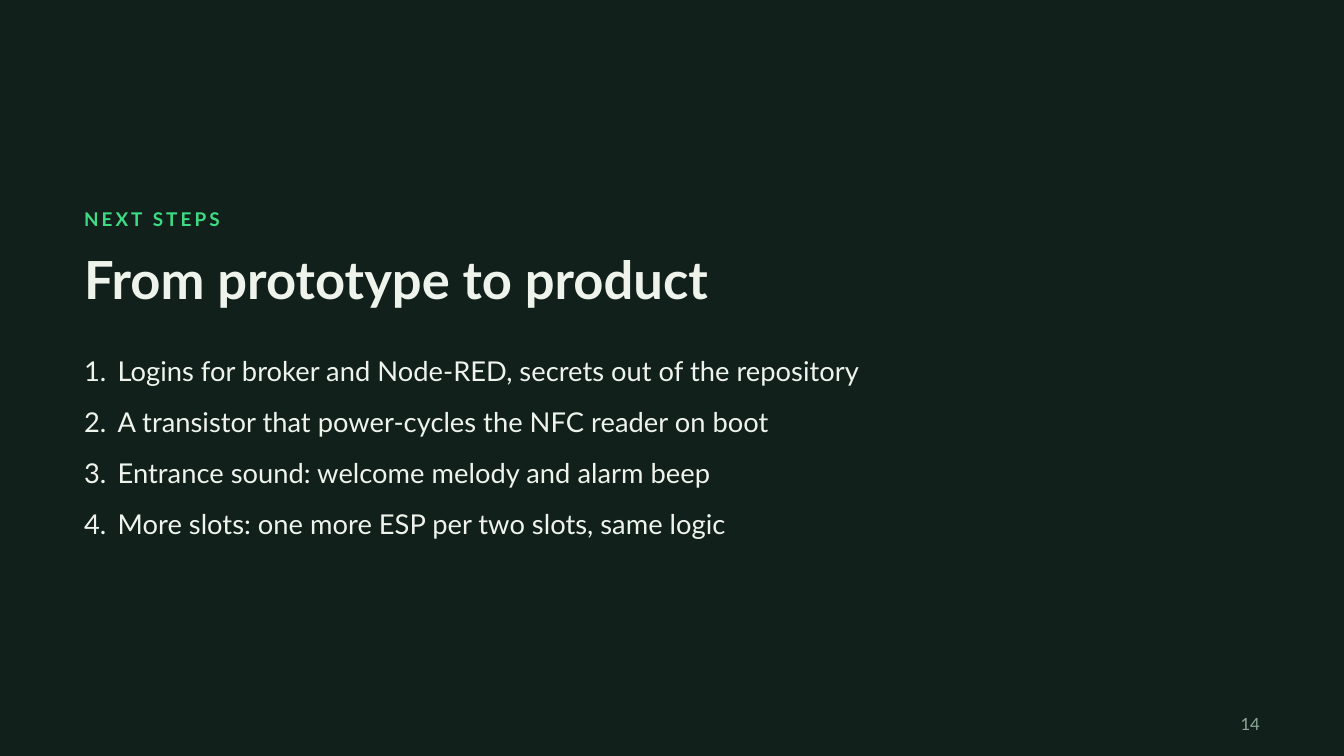
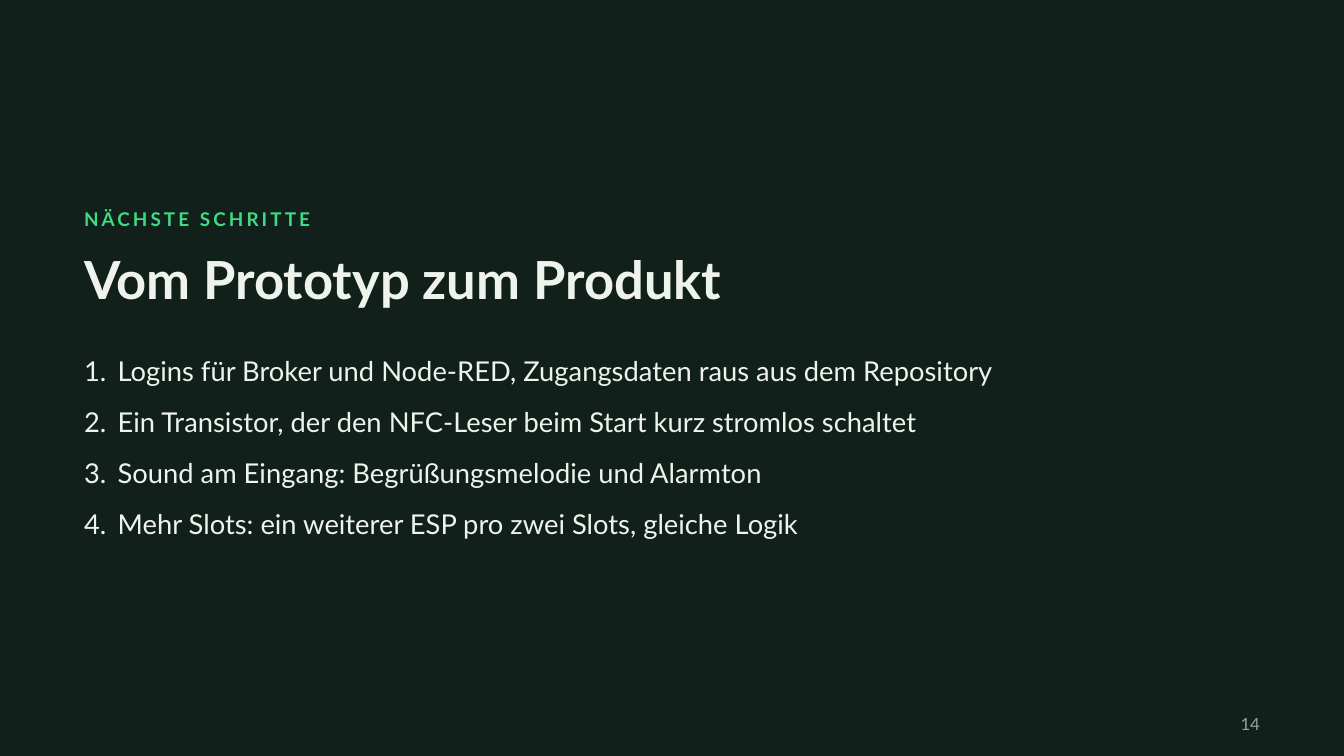
Before and after one commit to Lulo464/Hackabike-system, a slide deck: slide 14 of docs/pitch/slides.pptx. Drawn at 1344x756 pixels with LibreOffice and Linux fonts; fonts in the diff are those of the drawing. Boxes give left, top, right and bottom in pixels: in the first picture for what was removed or moved away, otherwise in the second. Text is boxed around its words. In the diff, an @@ line names an element or a change of style, - is before the commit and + after.

```diff
--- a/docs/pitch/slides.pptx
+++ b/docs/pitch/slides.pptx
@@ text at [84,210,310,226]: text changed @@
-NEXT STEPS
+NÄCHSTE SCHRITTE
@@ text at [84,260,721,308]: text changed @@
-From prototype to product
+Vom Prototyp zum Produkt
@@ text at [118,361,992,539]: text changed @@
-1. Logins for broker and Node-RED, secrets out of the repository
-2. A transistor that power-cycles the NFC reader on boot
-3. Entrance sound: welcome melody and alarm beep
-4. More slots: one more ESP per two slots, same logic
+1. Logins für Broker und Node-RED, Zugangsdaten raus aus dem Repository
+2. Ein Transistor, der den NFC-Leser beim Start kurz stromlos schaltet
+3. Sound am Eingang: Begrüßungsmelodie und Alarmton
+4. Mehr Slots: ein weiterer ESP pro zwei Slots, gleiche Logik
```
Also in this commit, not shown: 3 other slides changed, 11 slides added, 11 slides removed, 1 other file.
